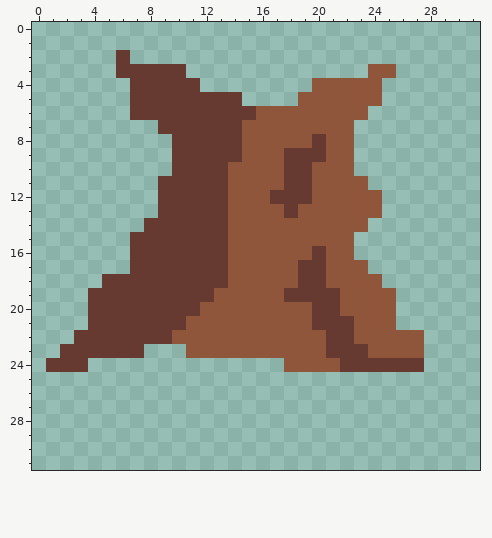
Pixel-art sprite -- unorganisedAssets/Sprite-0003.png. That is the earlier state.
The file is 32x32 pixels.
After:
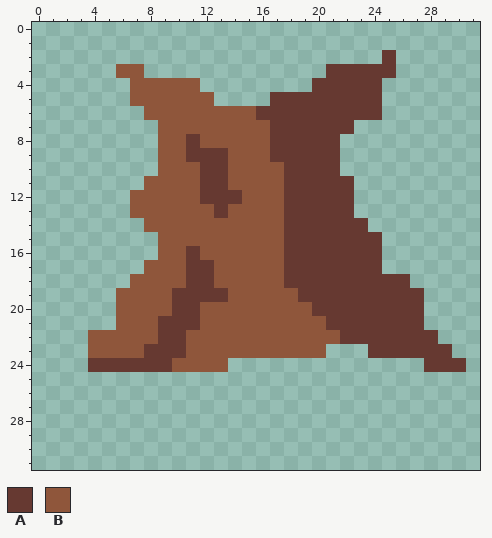
Palette (. is transparent): A #663931  B #8f563b
Diff:
Changed rows in their new state; - is an unchanged pixel.
first column x 1:
 2 -----.------------------A-----
 3 -----BB...----------AAAAA-----
 4 ------BBBBB--------AAAAA------
 5 ------BBBBBB..--AAAAAAAA------
 6 ------.BBBBBBBBAAAAAAAAA------
 7 --------BBBBBB--AAAAAA--------
 8 --------BB-BBB--AAA-A.--------
 9 --------BB---B--A---A.--------
10 --------BBB--------AA.--------
11 -------BBBB--------AAA.-------
12 ------BBBBB--A--B--AAA..------
13 ------BBBBBB------AAAA..------
14 -------BBBBBB----AAAAAA-------
15 ------..BBBBB----AAAAAAA------
16 ------..BB-BB----AA-AAAA------
17 ------.BBB--B----A--AAAA------
18 ----..BBBB--B----A--AAAAAA----
19 ---..BBBB---A----B---AAAAAA---
20 ---..BBBB------------AAAAAA---
21 ---..BBB--A--------B--AAAAA---
22 --.BBBBB-A----------B-AAAAAA--
23 -..BBBBAAA----------...AAAAAA-
24 ...AAAAAABBBB----..........AAA
Boxes around the changes in both pictures, in picture pixels (x1, y1, x2, y2):
changed: (46, 50, 466, 372)
